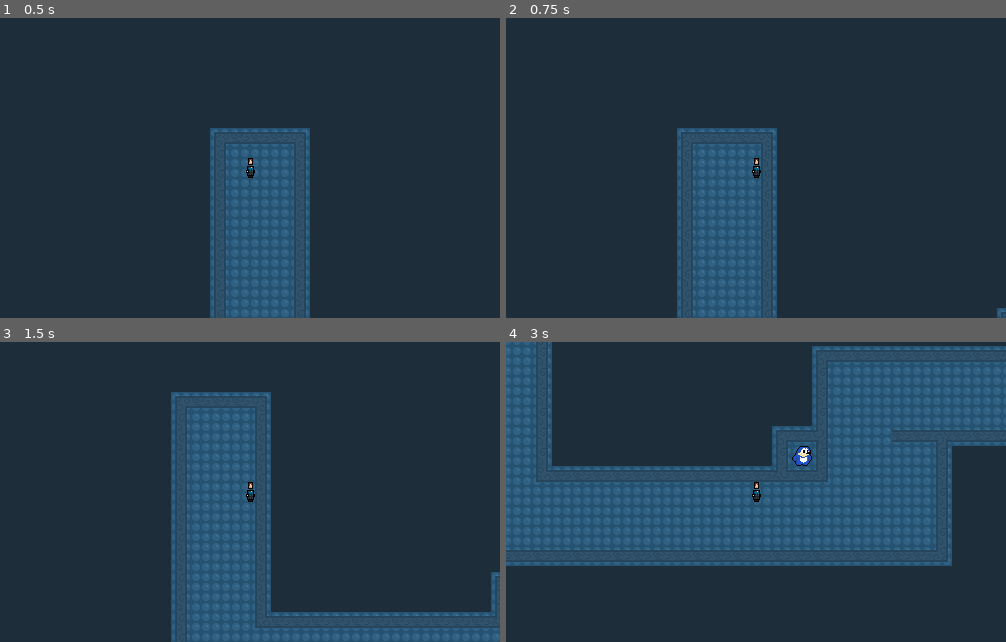
Above: before the commit, frames 1-4 (two rows, left to right).
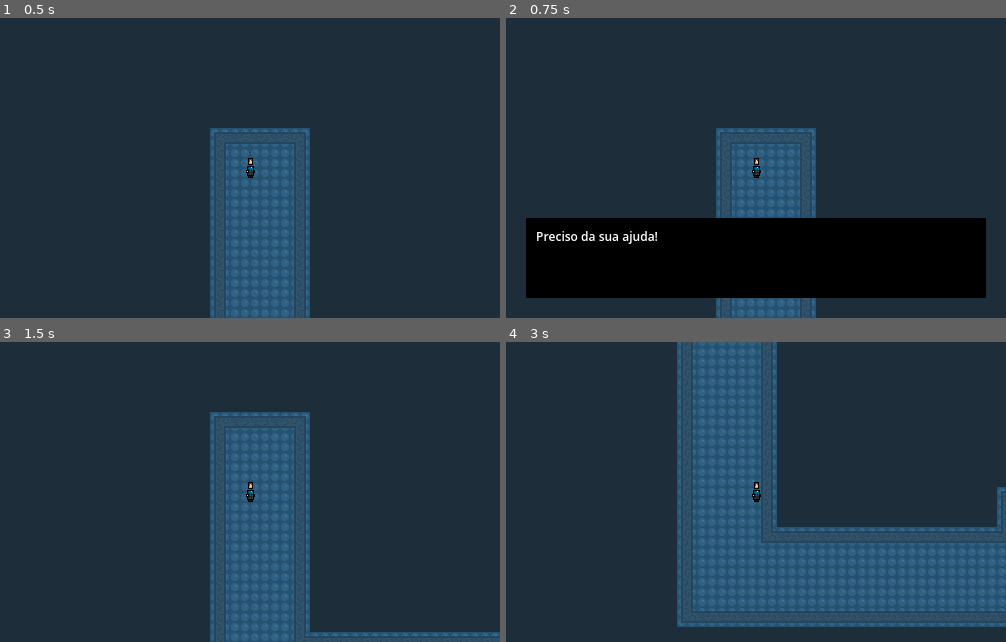
Above: after the commit, the same moments.

Repository: davi-i/chromaheim
Game: Godot game, scene res://scenes/world.tscn
Same seed, same stepped clock (60 frames per second), same inputs: the game is played once before the commit and once after it.
Inputs:
- Up to frame 1 (0.5 s): no input
- Up to frame 2 (0.75 s): tap Enter (ui_accept) at 0.5 s; hold D (right) from 0.53 s (still down); hold Enter (ui_accept) from 0.53 s (still down)
- Up to frame 3 (1.5 s): release D (right) at 1.28 s; release Enter (ui_accept) at 1.28 s; hold S (down) from 1.28 s (still down); tap Enter (ui_accept) at 1.35 s
- Up to frame 4 (3 s): tap Enter (ui_accept) at 1.52, 1.82, 2.85 s; release S (down) at 2.03 s; hold D (right) 2.03-2.78 s; hold Enter (ui_accept) 2.03-2.78 s; hold W (up) from 2.78 s (still down)

Frame 1 is identical in both runs. In frame 2, 31% of the frame differs, in the area x 4-100%, y 36-100%; in frame 3, 17%; in frame 4, 63%, in the area x 0-100%, y 0-95%.

Commit message:
added dialog

Diff:
--- a/scenes/astron_auta.tscn
+++ b/scenes/astron_auta.tscn
@@ -6,6 +6,7 @@
 [sub_resource type="RectangleShape2D" id="RectangleShape2D_rvfci"]
 
 [node name="AstronAuta" type="CharacterBody2D"]
+process_mode = 1
 collision_layer = 4
 collision_mask = 3
 script = ExtResource("1_5ktw0")
--- a/scenes/blue_world.tscn
+++ b/scenes/blue_world.tscn
@@ -1,11 +1,29 @@
-[gd_scene load_steps=3 format=3 uid="uid://qhi5ds4vy24j"]
+[gd_scene load_steps=5 format=3 uid="uid://qhi5ds4vy24j"]
 
 [ext_resource type="TileSet" uid="uid://cm11te2fg5ef4" path="res://sprites/tile_set.tres" id="1_6ye0m"]
 [ext_resource type="Script" path="res://scripts/blue_world.gd" id="2_yehhc"]
+[ext_resource type="PackedScene" uid="uid://cv1xbyt5i2if8" path="res://scenes/dialog_area.tscn" id="3_wgufe"]
+
+[sub_resource type="RectangleShape2D" id="RectangleShape2D_r8qjt"]
+size = Vector2(5, 65)
 
 [node name="BlueWorld" type="TileMap"]
+process_mode = 3
 tile_set = ExtResource("1_6ye0m")
 cell_quadrant_size = 20
 format = 2
 layer_0/tile_data = PackedInt32Array(65536, 196612, 1, 65537, 4, 0, 1, 4, 0, 0, 196612, 1, 3, 196612, 4, 2, 196612, 4,  …(64514 unchanged characters)…
 script = ExtResource("2_yehhc")
+
+[node name="DialogArea" parent="." instance=ExtResource("3_wgufe")]
+process_mode = 3
+text = Array[String](["Ei, você aí", "Preciso da sua ajuda!"])
+
+[node name="CollisionShape2D" parent="DialogArea" index="0"]
+position = Vector2(246.5, 250.5)
+shape = SubResource("RectangleShape2D_r8qjt")
+
+[connection signal="hide_dialog" from="DialogArea" to="." method="_on_dialog_area_hide_dialog"]
+[connection signal="show_dialog" from="DialogArea" to="." method="_on_dialog_area_show_dialog"]
+
+[editable path="DialogArea"]
--- /dev/null
+++ b/scenes/dialog.tscn
@@ -0,0 +1,39 @@
+[gd_scene load_steps=4 format=3 uid="uid://cjoc0t4ibca3e"]
+
+[ext_resource type="Script" path="res://scripts/Dialog.gd" id="1_kth5x"]
+
+[sub_resource type="SystemFont" id="SystemFont_3kgbk"]
+subpixel_positioning = 0
+
+[sub_resource type="LabelSettings" id="LabelSettings_28xsh"]
+font = SubResource("SystemFont_3kgbk")
+font_size = 12
+
+[node name="Dialog" type="Control"]
+process_mode = 2
+layout_mode = 3
+anchors_preset = 0
+script = ExtResource("1_kth5x")
+
+[node name="CanvasLayer" type="CanvasLayer" parent="."]
+visible = false
+
+[node name="ColorRect" type="ColorRect" parent="CanvasLayer"]
+offset_left = 20.0
+offset_top = 200.0
+offset_right = 480.0
+offset_bottom = 280.0
+color = Color(0, 0, 0, 1)
+
+[node name="Text" type="Label" parent="CanvasLayer"]
+offset_left = 30.0
+offset_top = 210.0
+offset_right = 470.0
+offset_bottom = 270.0
+text = "Sample text
+Hello
+Bla"
+label_settings = SubResource("LabelSettings_28xsh")
+autowrap_mode = 3
+
+[connection signal="gui_input" from="." to="." method="_on_gui_input"]
--- /dev/null
+++ b/scenes/dialog_area.tscn
@@ -0,0 +1,11 @@
+[gd_scene load_steps=2 format=3 uid="uid://cv1xbyt5i2if8"]
+
+[ext_resource type="Script" path="res://scripts/DialogArea.gd" id="1_7qg7r"]
+
+[node name="DialogArea" type="Area2D"]
+collision_layer = 8
+script = ExtResource("1_7qg7r")
+
+[node name="CollisionShape2D" type="CollisionShape2D" parent="."]
+
+[connection signal="body_entered" from="." to="." method="_on_body_entered"]
--- a/scenes/player.tscn
+++ b/scenes/player.tscn
@@ -7,7 +7,8 @@
 size = Vector2(10, 20)
 
 [node name="Player" type="CharacterBody2D"]
-collision_mask = 7
+process_mode = 1
+collision_mask = 15
 script = ExtResource("1_xqv4p")
 
 [node name="CollisionShape2D" type="CollisionShape2D" parent="."]
--- a/scenes/world.tscn
+++ b/scenes/world.tscn
@@ -1,10 +1,12 @@
-[gd_scene load_steps=4 format=3 uid="uid://dm5wec6unsue3"]
+[gd_scene load_steps=5 format=3 uid="uid://dm5wec6unsue3"]
 
 [ext_resource type="Script" path="res://scripts/world.gd" id="1_y2bqm"]
 [ext_resource type="PackedScene" uid="uid://dyguaayxyeinl" path="res://scenes/player.tscn" id="2_7n7v4"]
 [ext_resource type="PackedScene" uid="uid://co26gnpi6cv7y" path="res://scenes/astron_auta.tscn" id="3_2q7y7"]
+[ext_resource type="PackedScene" uid="uid://cjoc0t4ibca3e" path="res://scenes/dialog.tscn" id="4_vbdwi"]
 
 [node name="World" type="Node"]
+process_mode = 3
 script = ExtResource("1_y2bqm")
 
 [node name="Player" parent="." instance=ExtResource("2_7n7v4")]
@@ -12,3 +14,5 @@
 
 [node name="AstronAuta" parent="." instance=ExtResource("3_2q7y7")]
 position = Vector2(290, 190)
+
+[node name="Dialog" parent="." instance=ExtResource("4_vbdwi")]
--- /dev/null
+++ b/scripts/Dialog.gd
@@ -0,0 +1,21 @@
+extends Control
+
+
+# Called when the node enters the scene tree for the first time.
+func _ready():
+	pass
+
+# Called every frame. 'delta' is the elapsed time since the previous frame.
+func _process(delta):
+	pass
+
+func show_text(text):
+	print('show')
+	get_tree().paused = true
+	$CanvasLayer/Text.text = text
+	$CanvasLayer.visible = true
+
+func hide_text():
+	print('hide')
+	get_tree().paused = false
+	$CanvasLayer.visible = false
--- /dev/null
+++ b/scripts/DialogArea.gd
@@ -0,0 +1,25 @@
+extends Area2D
+
+@export var text: Array[String] = []
+
+signal show_dialog(text: String)
+signal hide_dialog
+
+var current = 0
+var active = true
+
+func _input(event):
+	if active && event.is_action_pressed("ui_accept"):
+		show_next()
+
+func show_next():
+	if current < text.size():
+		show_dialog.emit(text[current])
+		current += 1
+	else:
+		hide_dialog.emit()
+		active = false
+
+func _on_body_entered(body):
+	if active:
+		show_next()
--- a/scripts/astron_auta.gd
+++ b/scripts/astron_auta.gd
@@ -26,13 +26,12 @@
 
 		position += (player.position - position)/50
 
-		move_and_collide(motion)
+		var collision = move_and_collide(motion)
 
 
-func _on_body_entered(body):
+func player_collided():
 	if mode == "enemy":
 		player.health - 1
 	elif mode == "dead":
-		var direction = position.direction_to(player.position)
-		print(direction)
-		position += (player.position - position)/50
+		var direction = position.direction_to(player.position).round()
+		position += -direction
--- a/scripts/blue_world.gd
+++ b/scripts/blue_world.gd
@@ -2,3 +2,10 @@
 
 func _on_red_button_body_entered(body):
 	pressed_button.emit("yellow")
+
+func _on_dialog_area_show_dialog(text):
+	show_dialog.emit(text)
+
+
+func _on_dialog_area_hide_dialog():
+	hide_dialog.emit()
--- a/scripts/player.gd
+++ b/scripts/player.gd
@@ -5,8 +5,15 @@
 
 var health = 3
 
+@onready var astron_auta = get_parent().get_node("AstronAuta")
+
+func _process(delta):
+	pass
+
 func _physics_process(delta):
 	var direction = Input.get_vector("left", "right", "up", "down")
 	velocity = direction * SPEED
 
-	move_and_slide()
+	var collision = move_and_collide(velocity * delta)
+	if collision and collision.get_collider().name == "AstronAuta":
+		astron_auta.player_collided()
--- a/scripts/tile_set.gd
+++ b/scripts/tile_set.gd
@@ -1,3 +1,5 @@
 extends Node
 
 signal pressed_button(color)
+signal show_dialog(text: String)
+signal hide_dialog
--- a/scripts/world.gd
+++ b/scripts/world.gd
@@ -2,12 +2,23 @@
 
 var blue_level = preload("res://scenes/blue_world.tscn").instantiate()
 var red_level = preload("res://scenes/red_world.tscn").instantiate()
+var yellow_level = preload("res://scenes/yellow_world.tscn").instantiate()
 
 
 # Called when the node enters the scene tree for the first time.
 func _ready():
 	blue_level.pressed_button.connect(_on_button_pressed)
 	red_level.pressed_button.connect(_on_button_pressed)
+	yellow_level.pressed_button.connect(_on_button_pressed)
+
+	blue_level.show_dialog.connect(_on_show_dialog)
+	red_level.show_dialog.connect(_on_show_dialog)
+	yellow_level.show_dialog.connect(_on_show_dialog)
+
+	blue_level.hide_dialog.connect(_on_hide_dialog)
+	red_level.hide_dialog.connect(_on_hide_dialog)
+	yellow_level.hide_dialog.connect(_on_hide_dialog)
+
 	add_child(blue_level)
 	move_child(blue_level, 0)
 
@@ -16,6 +27,11 @@
 func _process(delta):
 	pass
 
+func _on_show_dialog(text):
+	$Dialog.show_text(text)
+
+func _on_hide_dialog():
+	$Dialog.hide_text()
 
 func _on_button_pressed(color):
 	$AstronAuta.change_color(color)
